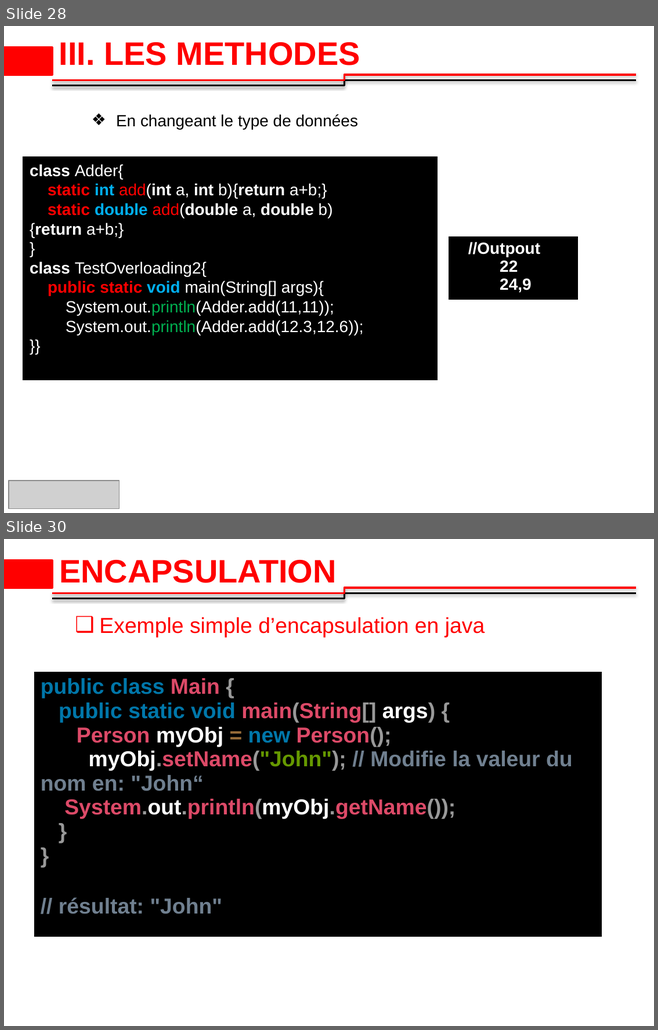
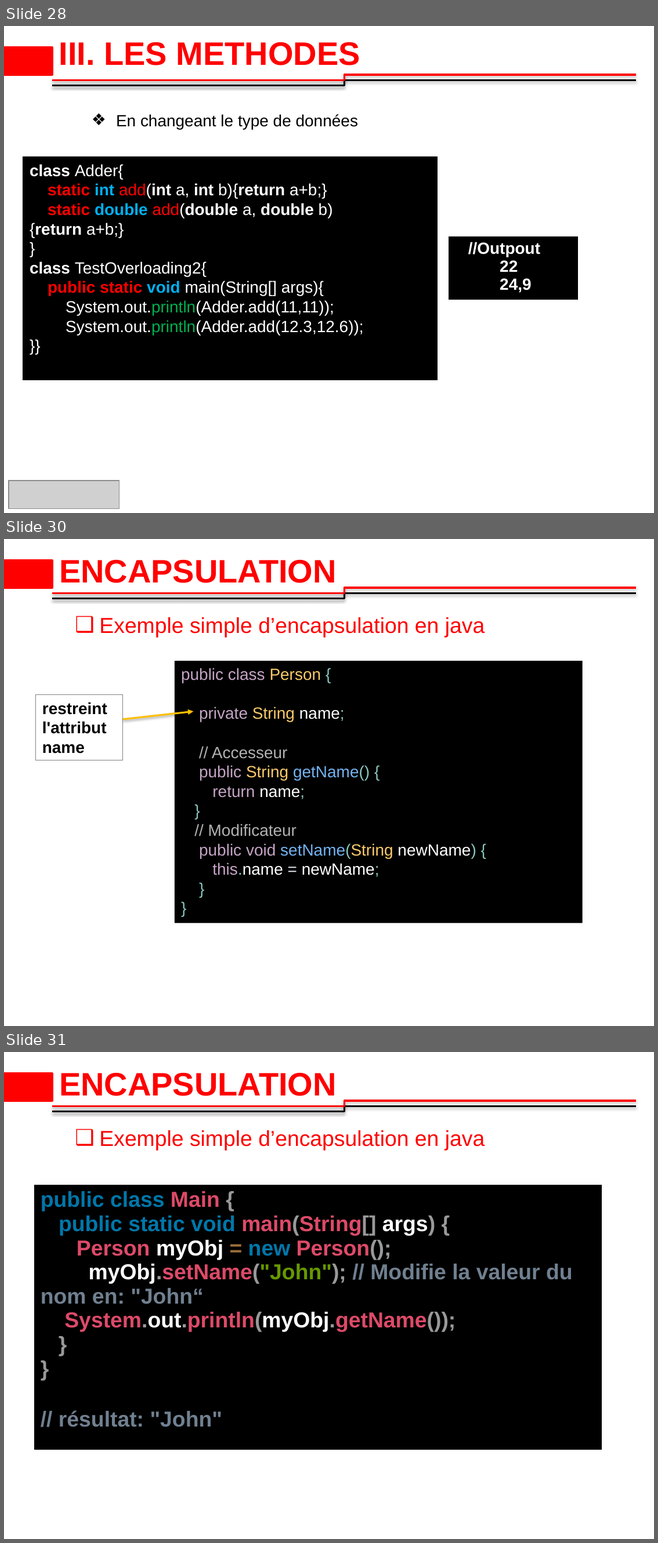
Before and after one commit to 2losky/Poo_Java, a slide deck: java-oop dernier 10.pptx. Shown one above the other, each under a label of ours: slides 28 and 30 before the commit, slides 28, 30 and 31 after it; the slides between them are not shown. The pictures are 658x1030 and 658x1543 pixels, drawn with LibreOffice and Linux fonts; fonts in the diff are those of the drawing; grey boxes stand for pictures; background and template pictures are left out. Boxes give left, top, right and bottom in pixels: in the first picture for what was removed or moved away, otherwise in the second. Text is boxed around its words. In the diff, an @@ line names an element or a change of style, - is before the commit and + after.

```diff
--- a/java-oop dernier 10.pptx
+++ b/java-oop dernier 10.pptx
@@ slide 30 added at (4, 539, 654, 1026), background #FFFFFF; not listed: 3 template elements that a slide beside it also shows @@
@@ title added at (59, 560, 336, 583), 36 pt, text #FF0000, bold @@
+ENCAPSULATION
@@ text added at (99, 617, 484, 638), 24 pt, text #FF0000 @@
+❑ Exemple simple d’encapsulation en java
@@ rectangle added at (174, 661, 582, 924), fill #000000, 18 pt, text #C5A5C5 @@
+public class Person {
+private String name;
+// Accesseur
+public String getName() {
+return name;
+}
+// Modificateur
+public void setName(String newName) {
+this.name = newName;
+}
+}
@@ rectangle added at (36, 695, 123, 761), outline #808080 0.75 pt, 18 pt, text #000000, bold @@
+restreint l'attribut name
@@ arrow added from (123, 719) to (193, 712), #FFC000 2 pt @@
@@ what was slide 30 is now slide 31 @@
```
Also in this commit, not shown: 3 slides changed.
